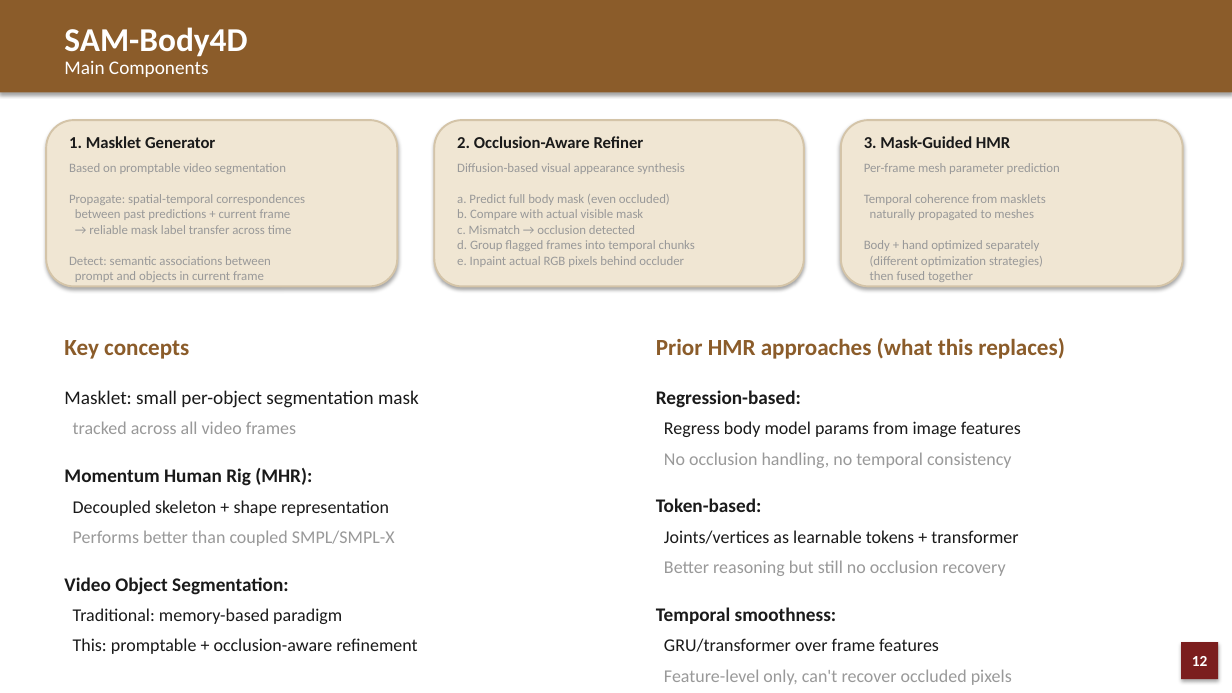
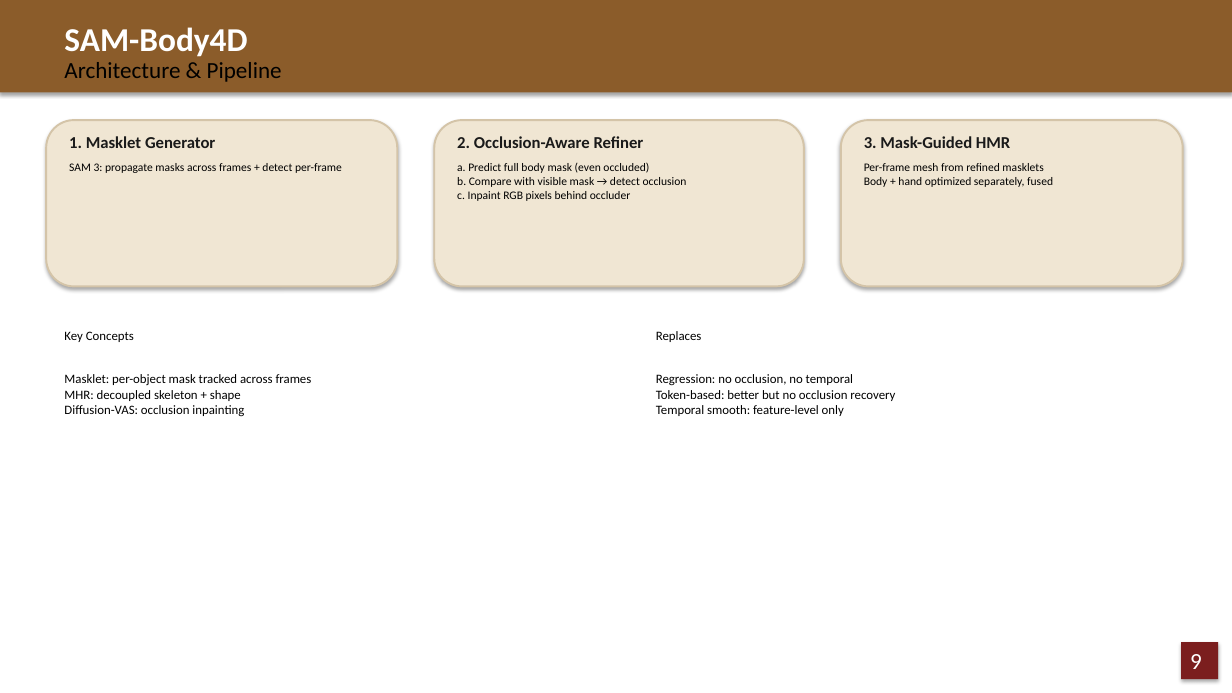
Before and after one commit to JCNTH/Pact3D, a slide deck: slide 9 of Paper_DeepDives.pptx (slide 12 before the commit). Drawn at 1232x693 pixels with LibreOffice and Linux fonts; fonts in the diff are those of the drawing. Boxes give left, top, right and bottom in pixels: in the first picture for what was removed or moved away, otherwise in the second. Text is boxed around its words. In the diff, an @@ line names an element or a change of style, - is before the commit and + after.

```diff
--- a/Paper_DeepDives.pptx
+++ b/Paper_DeepDives.pptx
@@ text at <box>64,62,282,82</box>: text changed; size 15 to 18 pt; text colour #FFFFFF to #000000 @@
-Main Components
+Architecture & Pipeline
@@ text at <box>69,163,342,173</box>: text changed; size 10 to 9 pt; text colour #999999 to #000000 @@
-Based on promptable video segmentation
-Propagate: spatial-temporal correspondences
-between past predictions + current frame
-→ reliable mask label transfer across time
-Detect: semantic associations between
-prompt and objects in current frame
+SAM 3: propagate masks across frames + detect per-frame
@@ text at <box>457,162,687,201</box>: text changed; size 10 to 9 pt; text colour #999999 to #000000 @@
-Diffusion-based visual appearance synthesis
-a. Predict full body mask (even occluded)
-b. Compare with actual visible mask
-c. Mismatch → occlusion detected
-d. Group flagged frames into temporal chunks
-e. Inpaint actual RGB pixels behind occluder
+a. Predict full body mask (even occluded)
+b. Compare with visible mask → detect occlusion
+c. Inpaint RGB pixels behind occluder
@@ text at <box>864,163,1053,187</box>: text changed; size 10 to 9 pt; text colour #999999 to #000000 @@
-Per-frame mesh parameter prediction
-Temporal coherence from masklets
-naturally propagated to meshes
-Body + hand optimized separately
-(different optimization strategies)
-then fused together
+Per-frame mesh from refined masklets
+Body + hand optimized separately, fused
@@ text at <box>64,331,312,416</box>: text changed; size 14 to 10 pt; text colour #1A1A1A to #000000 @@
-Key concepts
-Masklet: small per-object segmentation mask
-tracked across all video frames
-Momentum Human Rig (MHR):
-Decoupled skeleton + shape representation
-Performs better than coupled SMPL/SMPL-X
-Video Object Segmentation:
-Traditional: memory-based paradigm
-This: promptable + occlusion-aware refinement
+Key Concepts
+Masklet: per-object mask tracked across frames
+MHR: decoupled skeleton + shape
+Diffusion-VAS: occlusion inpainting
@@ text at <box>656,331,895,416</box>: text changed; size 14 to 10 pt; text colour #1A1A1A to #000000 @@
-Prior HMR approaches (what this replaces)
-Regression-based:
-Regress body model params from image features
-No occlusion handling, no temporal consistency
-Token-based:
-Joints/vertices as learnable tokens + transformer
-Better reasoning but still no occlusion recovery
-Temporal smoothness:
-GRU/transformer over frame features
-Feature-level only, can't recover occluded pixels
+Replaces
+Regression: no occlusion, no temporal
+Token-based: better but no occlusion recovery
+Temporal smooth: feature-level only
@@ text in rectangle at <box>1190,654,1202,669</box>: text changed; size 12 to 18 pt; bold off @@
-12
+9
```
Also in this commit, not shown: 16 other slides changed, 5 slides removed.
